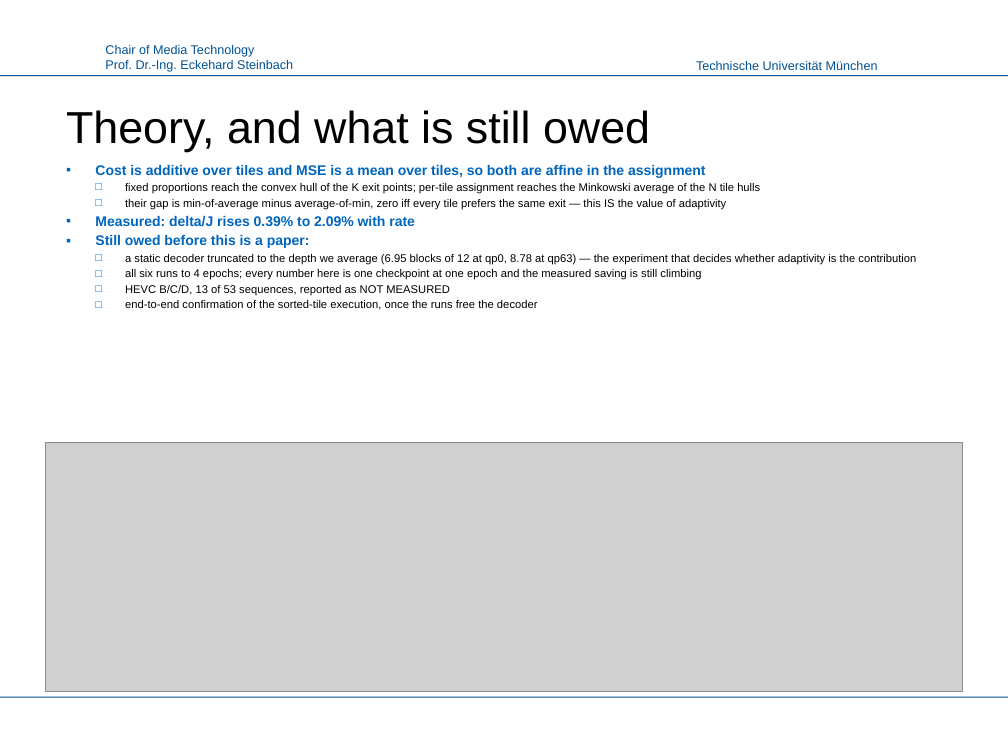
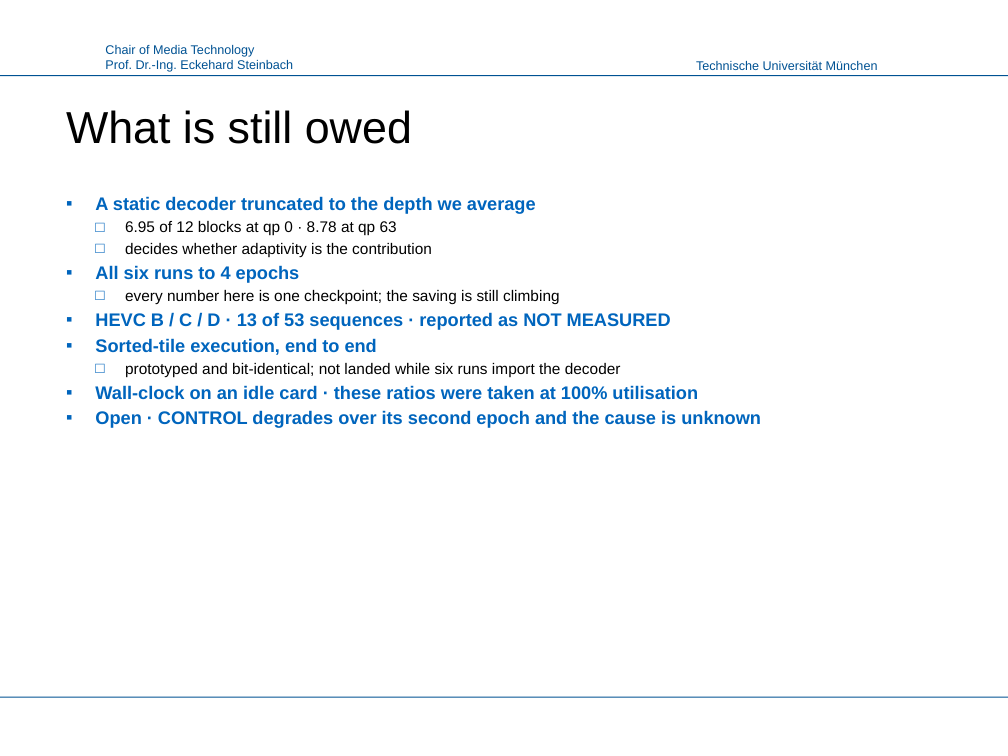
Before and after one commit to canerim/FLEX-FLOP, a slide deck: slide 23 of paper/FLEX-UF_LMT.pptx. Drawn at 1008x756 pixels with LibreOffice and Linux fonts; fonts in the diff are those of the drawing; grey boxes stand for pictures; background and template pictures are left out. Boxes give left, top, right and bottom in pixels: in the first picture for what was removed or moved away, otherwise in the second. Text is boxed around its words. In the diff, an @@ line names an element or a change of style, - is before the commit and + after.

Commit message:
Deck: figure-first, and the figures now use the release denominator
Body text cut from 19,027 characters to 9,705 -- claims, numbers and
formulas, no connective prose. Every figure that had room got it: 21 of 23
now span >=90% of the slide.

Two figures were showing the old denominator while the text beside them
showed the corrected one, which is exactly the inconsistency a reader is
right to distrust. make_figs_nature.py now routes every saving through one
helper that divides by the release's 1.0, and the architecture figure no
longer prints the deepest exit as '0% saved' -- it is -1.0%, because seam
repair makes our full-depth path cost 0.95% more than the release. Hiding
that at the one place the figure makes a cost claim was the worst version
of the error.

Five slides give the seam artefact in textbook form: the convolution that
causes it, the 4b/F contamination law, padding as an estimator with the
measured table, the perimeter argument for 256px, and the gated repair
with its equation -- ending on the measurement that says the repair earns
0.0020 dB per point of decode while arls was rejected at 0.0018.

```diff
--- a/paper/FLEX-UF_LMT.pptx
+++ b/paper/FLEX-UF_LMT.pptx
@@ title at [66,110,412,144]: text changed @@
-Theory, and what is still owed
+What is still owed
@@ text at [95,196,761,428]: text changed; size 8 to 13 pt; text colour #000000 to #0065BD; bold on @@
-▪ Cost is additive over tiles and MSE is a mean over tiles, so both are affine in the assignment
-  □ fixed proportions reach the convex hull of the K exit points; per-tile assignment reaches the Minkowski average of the N tile hulls
-  □ their gap is min-of-average minus average-of-min, zero iff every tile prefers the same exit — this IS the value of adaptivity
-▪ Measured: delta/J rises 0.39% to 2.09% with rate
-▪ Still owed before this is a paper:
-  □ a static decoder truncated to the depth we average (6.95 blocks of 12 at qp0, 8.78 at qp63) — the experiment that decides whether adaptivity is the contribution
-  □ all six runs to 4 epochs; every number here is one checkpoint at one epoch and the measured saving is still climbing
-  □ HEVC B/C/D, 13 of 53 sequences, reported as NOT MEASURED
-  □ end-to-end confirmation of the sorted-tile execution, once the runs free the decoder
+▪ A static decoder truncated to the depth we average
+  □ 6.95 of 12 blocks at qp 0 · 8.78 at qp 63
+  □ decides whether adaptivity is the contribution
+▪ All six runs to 4 epochs
+  □ every number here is one checkpoint; the saving is still climbing
+▪ HEVC B / C / D · 13 of 53 sequences · reported as NOT MEASURED
+▪ Sorted-tile execution, end to end
+  □ prototyped and bit-identical; not landed while six runs import the decoder
+▪ Wall-clock on an idle card · these ratios were taken at 100% utilisation
+▪ Open · CONTROL degrades over its second epoch and the cause is unknown
@@ picture removed at [45,443,963,691] @@
```
Also in this commit, not shown: 20 other slides changed, 2 slides added, 2 slides removed, 17 other files.
